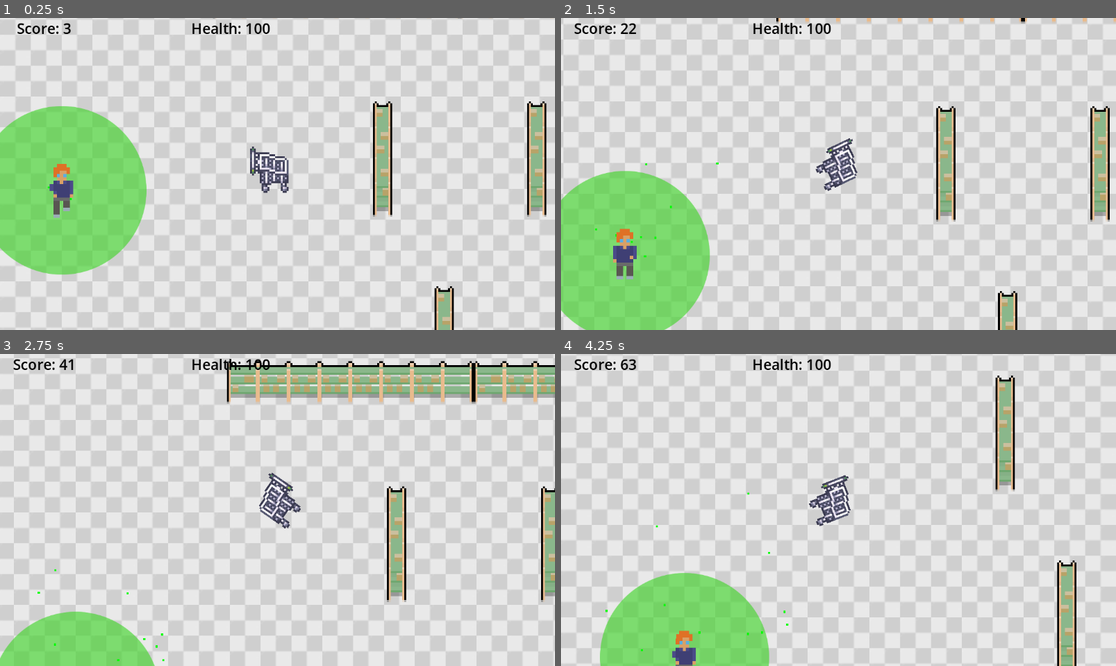
Above: before the commit, frames 1-4 (two rows, left to right).
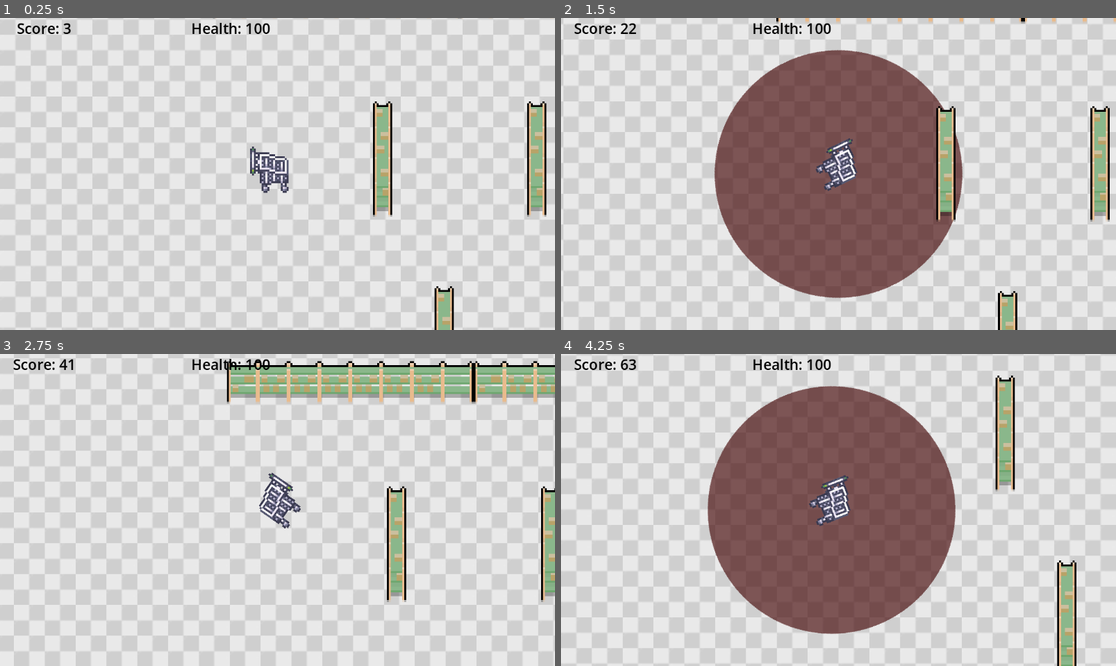
Above: after the commit, the same moments.

Repository: LaterNerds/Shopping-Fever
Game: Godot game, scene res://scenes/main.tscn
Two runs of this game, one before a commit and one after it. Both use one fixed random seed, a clock stepped at 60 frames per second and the inputs below.
Inputs:
- Up to frame 1 (0.25 s): no input
- Up to frame 2 (1.5 s): hold Right (ui_right) 0.53-1.28 s; tap E (use, bound only after the commit) at 0.6, 1.35 s; hold Down (ui_down) from 1.28 s (still down)
- Up to frame 3 (2.75 s): release Down (ui_down) at 2.03 s; hold Right (ui_right) from 2.03 s (still down); tap E (use, bound only after the commit) at 2.1 s
- Up to frame 4 (4.25 s): release Right (ui_right) at 2.78 s; hold Up (ui_up) 2.78-3.53 s; tap E (use, bound only after the commit) at 2.85, 3.6 s; hold Left (ui_left) from 3.53 s (still down)

The runs differ from the first frame. In frame 1, 12% of the frame differs, in the area x 0-27%, y 28-83%; in frame 2, 38%, in the area x 0-73%, y 10-100%; in frame 3, 3.6%; in frame 4, 35%.

Commit message:
added lysol

Diff:
--- a/project.godot
+++ b/project.godot
@@ -49,6 +49,11 @@
 , Object(InputEventKey,"resource_local_to_scene":false,"resource_name":"","device":-1,"window_id":0,"alt_pressed":false,"shift_pressed":false,"ctrl_pressed":false,"meta_pressed":false,"pressed":false,"keycode":0,"physical_keycode":83,"key_label":0,"unicode":115,"echo":false,"script":null)
 ]
 }
+use={
+"deadzone": 0.5,
+"events": [Object(InputEventKey,"resource_local_to_scene":false,"resource_name":"","device":-1,"window_id":0,"alt_pressed":false,"shift_pressed":false,"ctrl_pressed":false,"meta_pressed":false,"pressed":false,"keycode":0,"physical_keycode":69,"key_label":0,"unicode":101,"echo":false,"script":null)
+]
+}
 
 [rendering]
 
--- a/scenes/lysol.tscn
+++ b/scenes/lysol.tscn
@@ -7,7 +7,7 @@
 radius = 104.019
 
 [node name="Lysol" type="Area2D"]
-scale = Vector2(-3.21075, -3.21075)
+scale = Vector2(-1.25075, -1.25075)
 script = ExtResource("1_cycdf")
 
 [node name="Sprite2D" type="Sprite2D" parent="."]
@@ -19,4 +19,8 @@
 [node name="CollisionShape2D" type="CollisionShape2D" parent="."]
 shape = SubResource("CircleShape2D_h1bka")
 
+[node name="Active" type="Timer" parent="."]
+wait_time = 2.0
+
 [connection signal="body_entered" from="." to="." method="_on_body_entered"]
+[connection signal="timeout" from="Active" to="." method="_on_active_timeout"]
--- a/scenes/main.tscn
+++ b/scenes/main.tscn
@@ -1,8 +1,7 @@
-[gd_scene load_steps=16 format=3 uid="uid://c7l44jw8sgxaj"]
+[gd_scene load_steps=15 format=3 uid="uid://c7l44jw8sgxaj"]
 
 [ext_resource type="PackedScene" uid="uid://d1q3cybc6221n" path="res://scenes/player.tscn" id="1_fmhl6"]
 [ext_resource type="Script" path="res://scripts/score.gd" id="3_u5hn7"]
-[ext_resource type="PackedScene" uid="uid://cnndmgf55niro" path="res://scenes/shopper.tscn" id="4_8uk24"]
 [ext_resource type="Texture2D" uid="uid://bjgx1udo5e1y4" path="res://assets/sprites/MarketSet_Tileset.png" id="4_m08uq"]
 [ext_resource type="Shader" path="res://shaders/gotCovid.gdshader" id="5_h5cyt"]
 [ext_resource type="Script" path="res://scripts/spawn.gd" id="6_mf0vi"]
@@ -575,7 +574,4 @@
 [node name="Node2D4" type="Node2D" parent="shoppers_spawn"]
 position = Vector2(1012, -1029)
 
-[node name="shopper" parent="." instance=ExtResource("4_8uk24")]
-position = Vector2(-314, 429)
-
 [connection signal="timeout" from="gui/score/Timer" to="gui/score" method="_on_timer_timeout"]
--- a/scenes/player.tscn
+++ b/scenes/player.tscn
@@ -29,5 +29,6 @@
 
 [node name="Timer" type="Timer" parent="."]
 
+[connection signal="child_exiting_tree" from="." to="." method="_on_child_exiting_tree"]
 [connection signal="area_entered" from="Area2D" to="." method="_on_area_2d_area_entered"]
 [connection signal="area_exited" from="Area2D" to="." method="_on_area_2d_area_exited"]
--- a/scripts/lysol.gd
+++ b/scripts/lysol.gd
@@ -1,5 +1,13 @@
 extends Area2D
+
+@onready var active = $Active
+
+func _ready():
+	active.start()
 
 func _on_body_entered(body):
 	if body.is_in_group("shopper"):
 		body.queue_free()
+
+func _on_active_timeout():
+	queue_free()
--- a/scripts/player.gd
+++ b/scripts/player.gd
@@ -1,4 +1,6 @@
 extends CharacterBody2D
+
+var is_lysol_active = false
 
 #player stuf
 var health = 100
@@ -17,6 +19,7 @@
 var elapsed_time = 0
 
 @onready var texture_rect = $"../Shader/TextureRect"
+const LYSOL = preload("res://scenes/lysol.tscn")
 
 func movement_stuff(delta):
 	var input_vector = Vector2()
@@ -70,6 +73,15 @@
 		print("died")
 		queue_free()
 
+
+	#keypressses
+	if Input.is_action_just_pressed("use"):
+		if not is_lysol_active:
+			var instance = LYSOL.instantiate()
+			add_child(instance)
+			is_lysol_active = true
+
+
 	texture_rect.material.set_shader_parameter("vignette_opacity", 5 - (health / 20))
 
 # on player area entered
@@ -81,3 +93,7 @@
 func _on_area_2d_area_exited(area):
 	in_covid = false
 	elapsed_time = 0
+
+func _on_child_exiting_tree(node):
+	if node is Area2D:
+		is_lysol_active = false
